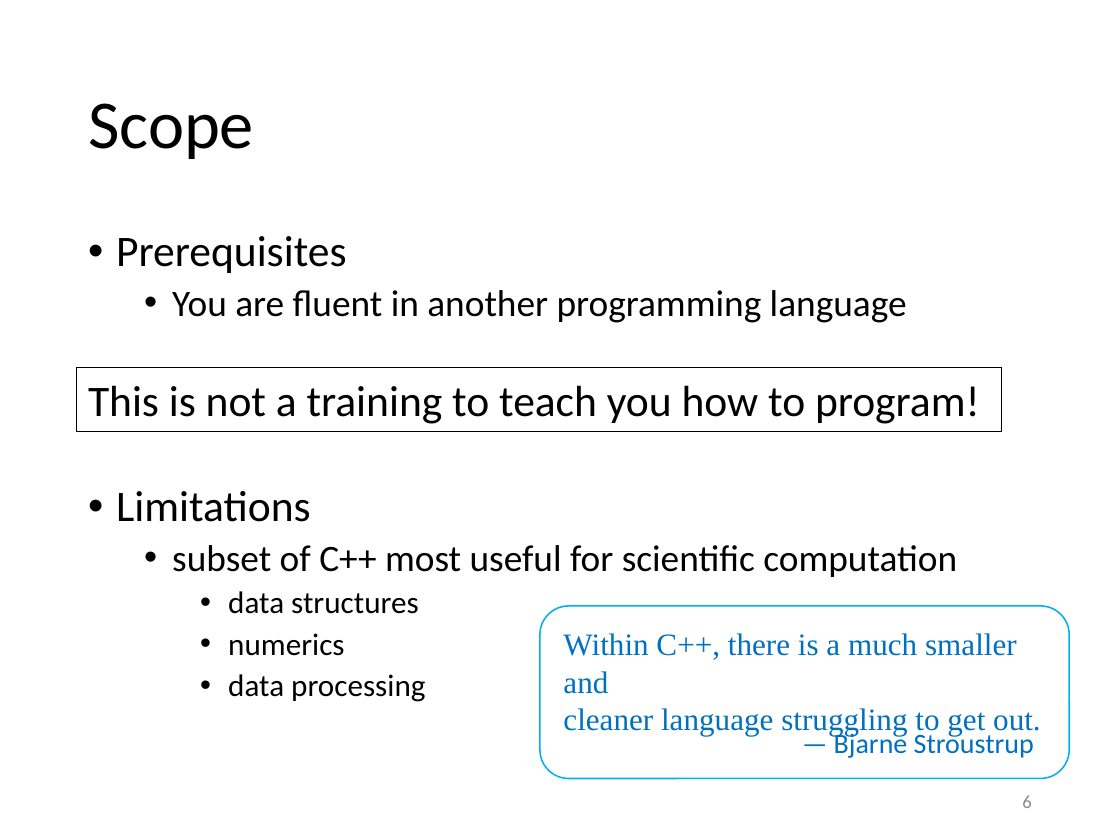
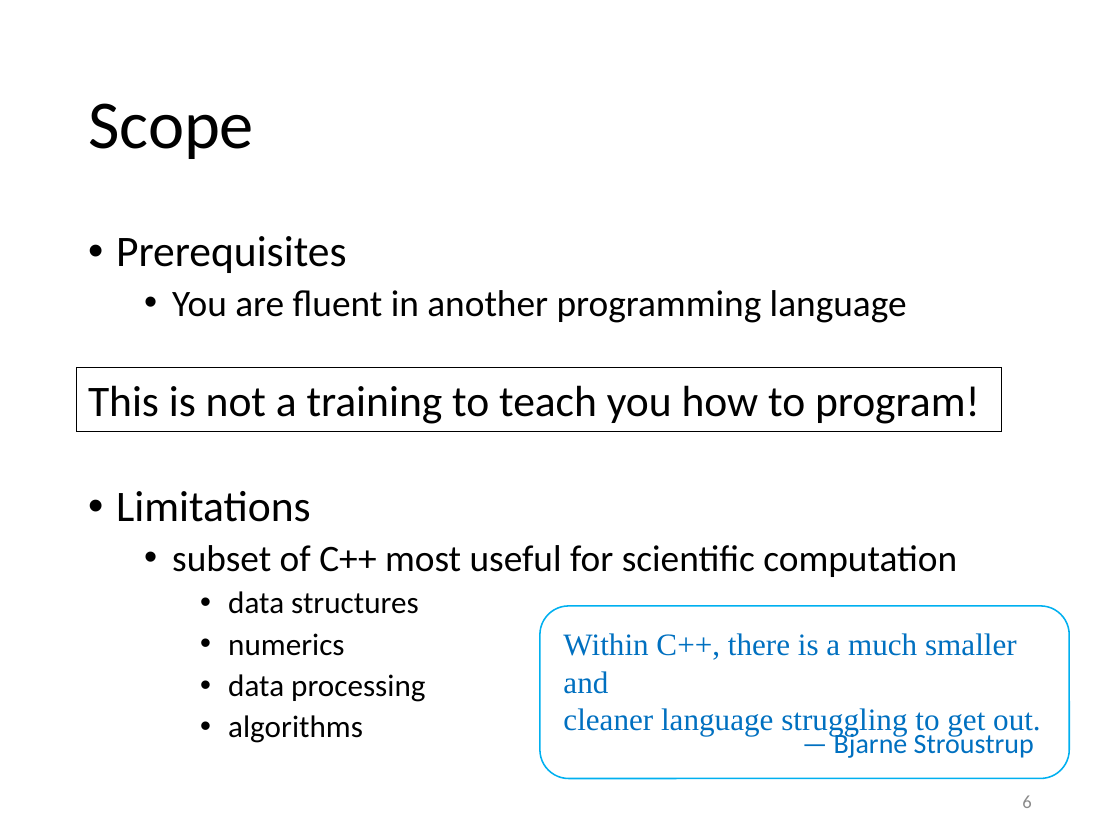
Before and after one commit to gjbex/Scientific-C-plus-plus, a slide deck: slide 6 of scientific_cpp.pptx. Drawn at 1120x840 pixels with LibreOffice and Linux fonts; fonts in the diff are those of the drawing. Boxes give left, top, right and bottom in pixels: in the first picture for what was removed or moved away, otherwise in the second. Text is boxed around its words. In the diff, an @@ line names an element or a change of style, - is before the commit and + after.

```diff
--- a/scientific_cpp.pptx
+++ b/scientific_cpp.pptx
@@ text at box(228, 715, 363, 743): paragraph added @@
+    • algorithms
```
Also in this commit, not shown: 3 other slides changed, 1 slide added.
